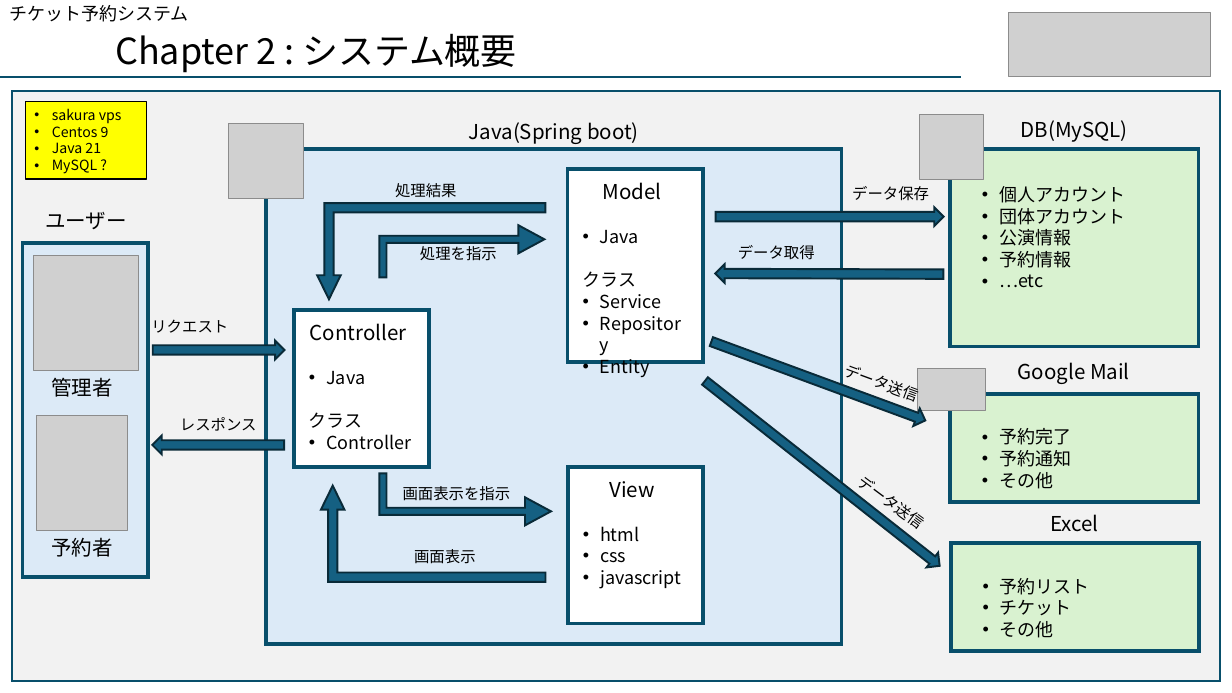
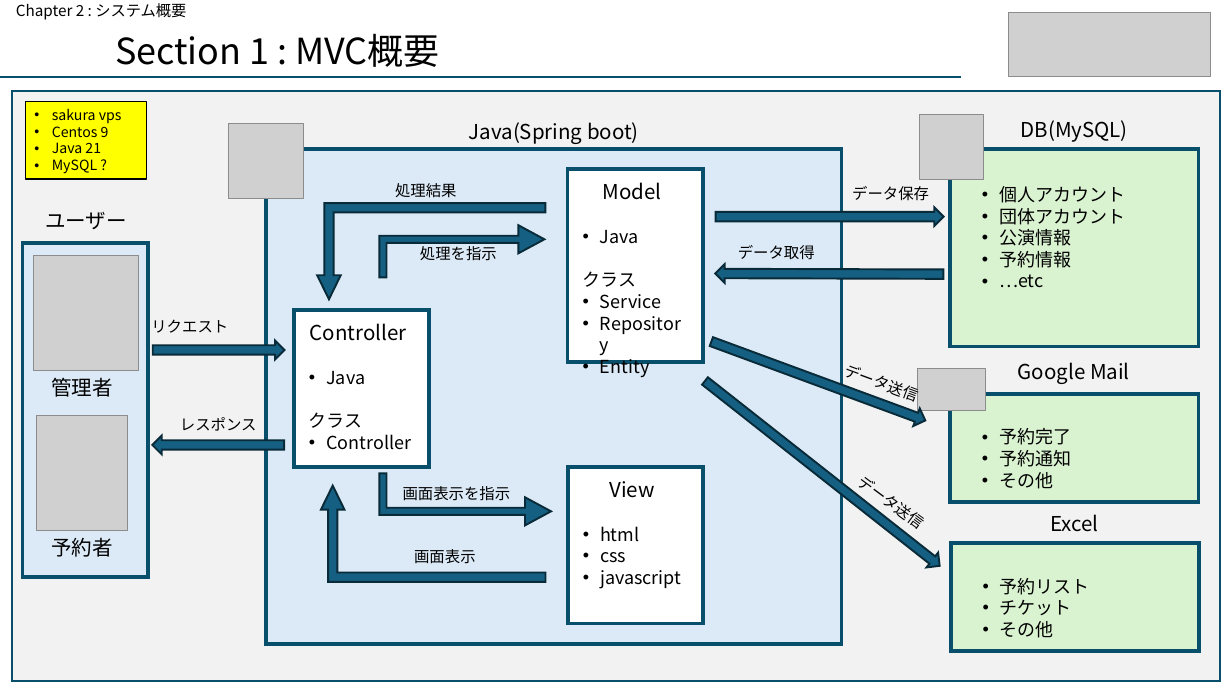
Before and after one commit to aokib7605/resat_sql, a slide deck: slide 8 of りざっと案件_仕様概要書.pptx. Drawn at 1232x693 pixels with LibreOffice and Linux fonts; fonts in the diff are those of the drawing; grey boxes stand for pictures. Boxes give left, top, right and bottom in pixels: in the first picture for what was removed or moved away, otherwise in the second. Text is boxed around its words. In the diff, an @@ line names an element or a change of style, - is before the commit and + after.

```diff
--- a/りざっと案件_仕様概要書.pptx
+++ b/りざっと案件_仕様概要書.pptx
@@ subtitle at box(16, 3, 186, 20): text changed; size 14 to 11.9 pt @@
-チケット予約システム
+Chapter 2 : システム概要
@@ text at box(115, 33, 439, 67): text changed @@
-Chapter 2 : システム概要
+Section 1 : MVC概要
```
Also in this commit, not shown: 4 other slides changed, 3 slides added, 17 other files.
